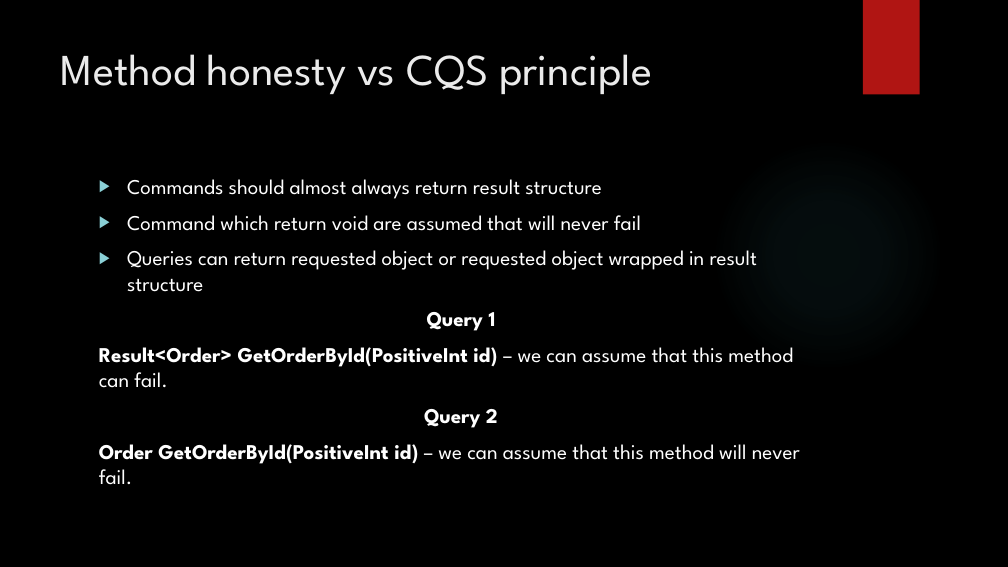
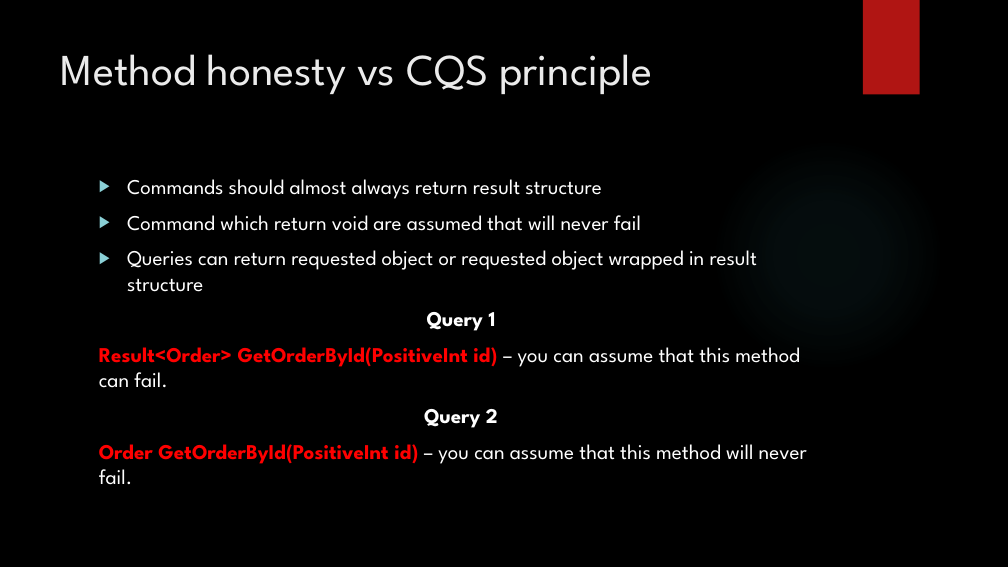
Before and after one commit to tomekjanicki/fpdemo, a slide deck: slide 5 of Presentation.pptx. Drawn at 1008x567 pixels with LibreOffice and Linux fonts; fonts in the diff are those of the drawing; background and template pictures are left out. Boxes give left, top, right and bottom in pixels: in the first picture for what was removed or moved away, otherwise in the second. Text is boxed around its words. In the diff, an @@ line names an element or a change of style, - is before the commit and + after.

```diff
--- a/Presentation.pptx
+++ b/Presentation.pptx
@@ text at (x1=99, y1=347, x2=800, y2=388): text changed; text colour #FFFFFF to #FF0000 @@
-Result<Order> GetOrderById(PositiveInt id) – we can assume that this method can fail.
+Result<Order> GetOrderById(PositiveInt id) – you can assume that this method can fail.
@@ text at (x1=99, y1=444, x2=807, y2=485): text changed @@
-Order GetOrderById(PositiveInt id) – we can assume that this method will never fail.
+Order GetOrderById(PositiveInt id) – you can assume that this method will never fail.
```
Also in this commit, not shown: 9 other slides changed, 1 slide added, 1 slide removed.
